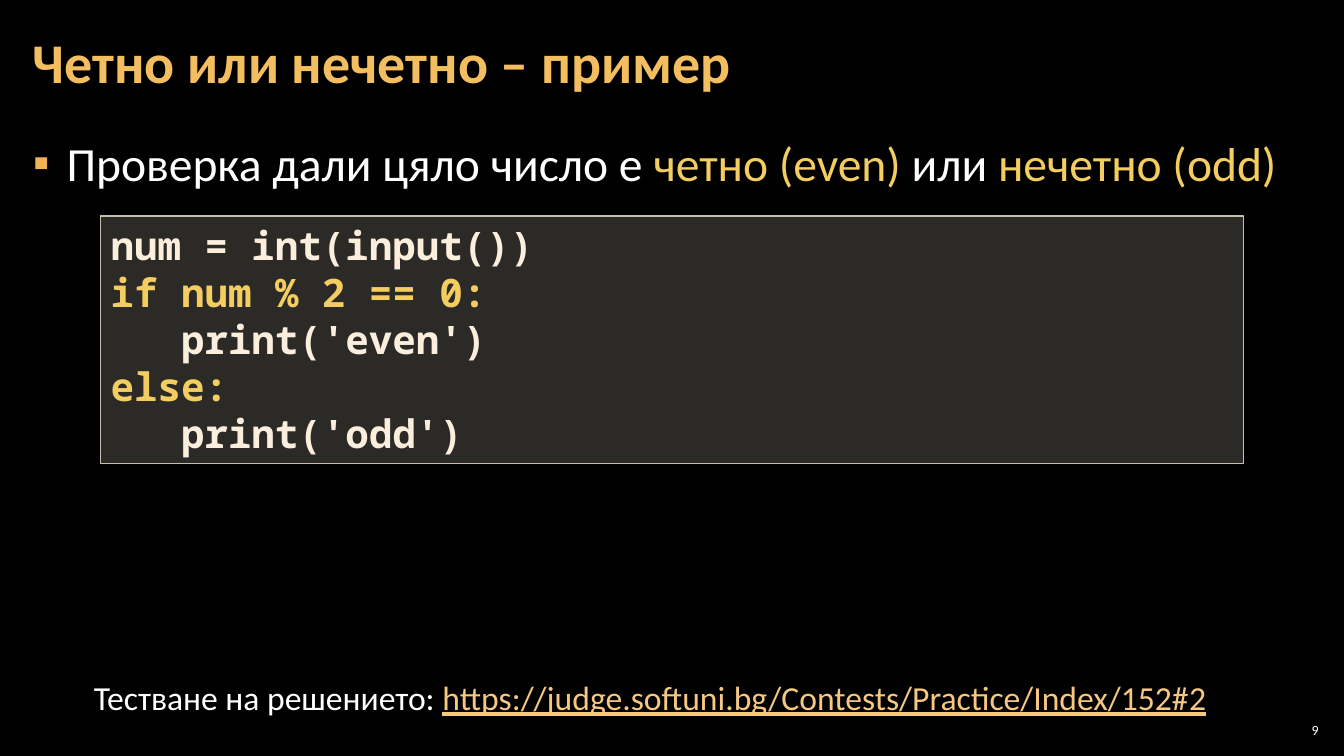
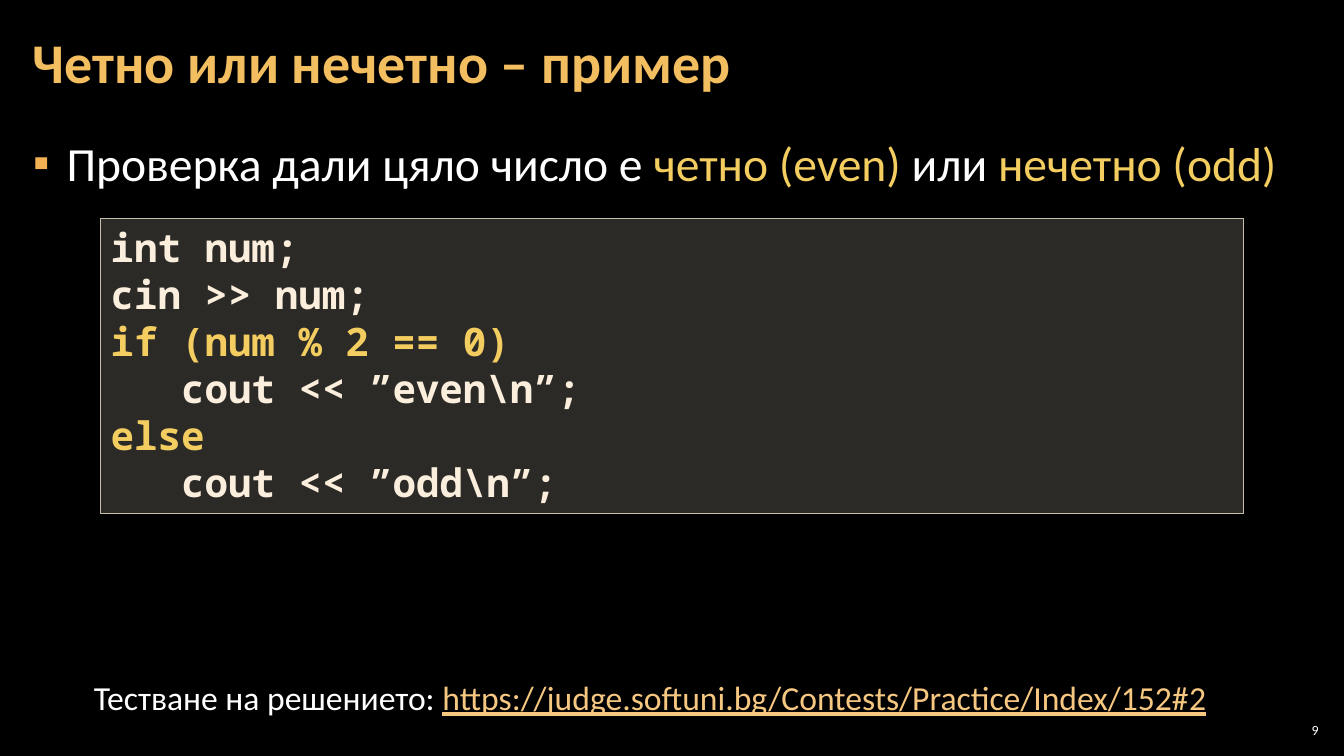
Before and after one commit to Software-University/C-plus-plus, a slide deck: slide 9 of 3. Simple-Conditions/3. Simple-Conditions.pptx. Drawn at 1344x756 pixels with LibreOffice and Linux fonts; fonts in the diff are those of the drawing; background and template pictures are left out. Boxes give left, top, right and bottom in pixels: in the first picture for what was removed or moved away, otherwise in the second. Text is boxed around its words. In the diff, an @@ line names an element or a change of style, - is before the commit and + after.

```diff
--- a/3. Simple-Conditions/3. Simple-Conditions.pptx
+++ b/3. Simple-Conditions/3. Simple-Conditions.pptx
@@ rectangle "int num;": place and size @@
-rectangle "int num;" at [101, 216, 1243, 464]
+rectangle "int num;" at [101, 219, 1243, 514]
@@ text in rectangle at [111, 231, 580, 503]: text changed @@
-num = int(input())
-if num % 2 == 0:
-print('even')
-else:
-print('odd')
+int num;
+cin >> num;
+if (num % 2 == 0)
+cout << ”even\n”;
+else
+cout << ”odd\n”;
```
Also in this commit, not shown: 13 other slides changed, 1 other file.
